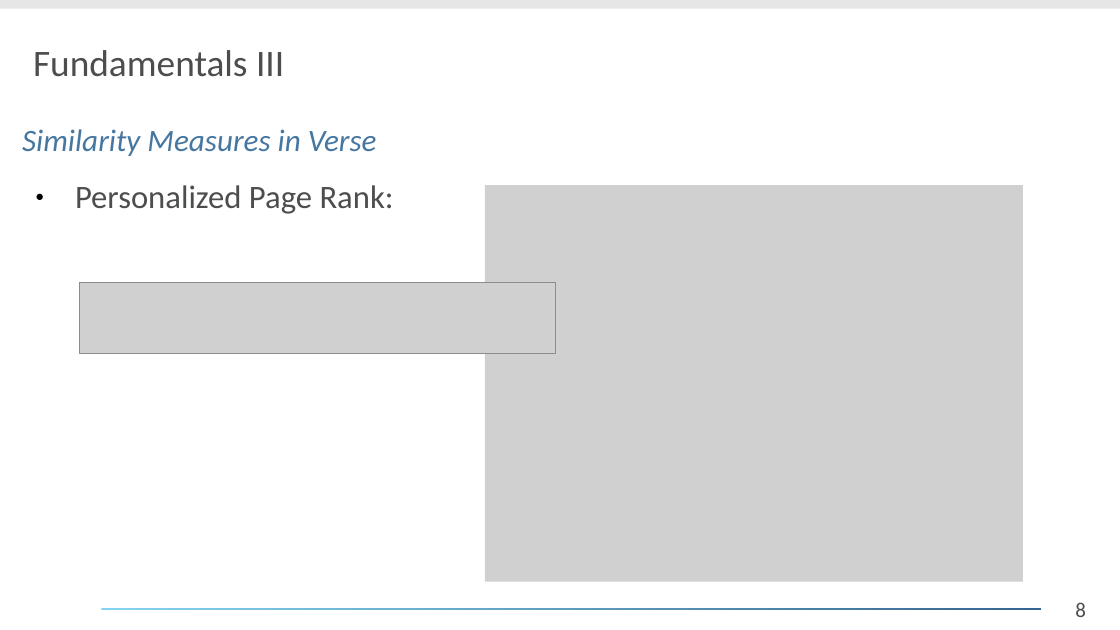
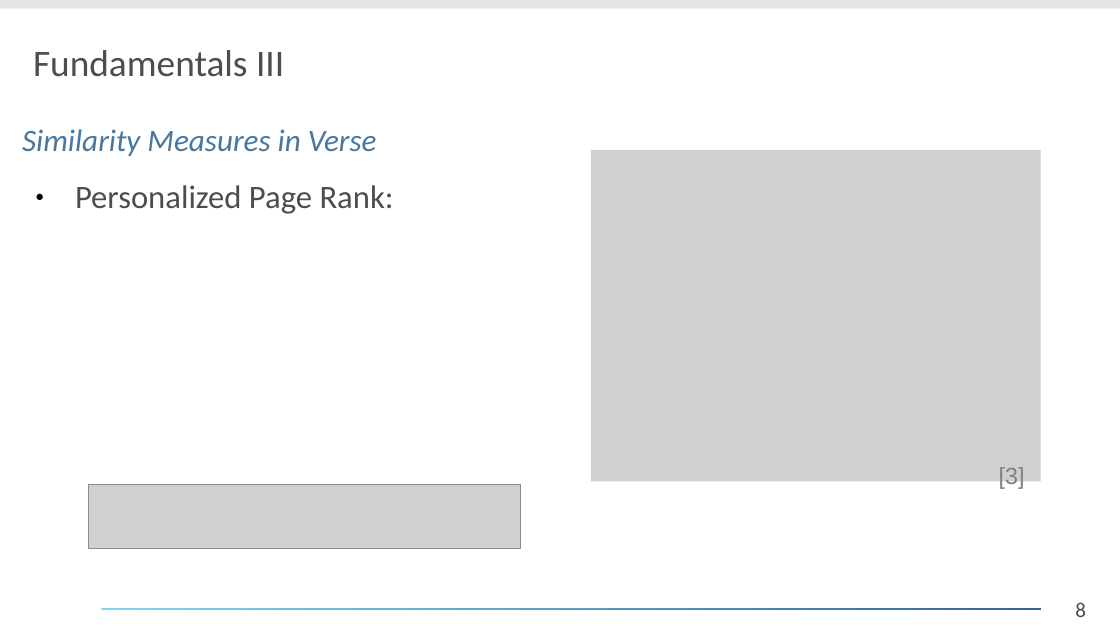
Before and after one commit to daelmo/DB2GraphGenerator, a slide deck: slide 8 of presentation/Analyse_eines_Forschungsthemas.odp. Drawn at 1120x630 pixels with LibreOffice and Linux fonts; fonts in the diff are those of the drawing; grey boxes stand for pictures; background and template pictures are left out. Boxes give left, top, right and bottom in pixels: in the first picture for what was removed or moved away, otherwise in the second. Text is boxed around its words. In the diff, an @@ line names an element or a change of style, - is before the commit and + after.

```diff
--- a/presentation/Analyse_eines_Forschungsthemas.odp
+++ b/presentation/Analyse_eines_Forschungsthemas.odp
@@ picture: place and size @@
-picture at (485, 185, 1023, 581)
+picture at (591, 150, 1042, 482)
@@ text added at (999, 467, 1025, 489), 15 pt, text #808080 @@
+[3]
@@ picture: place and size @@
-picture at (80, 282, 556, 353)
+picture at (88, 485, 521, 550)
```
Also in this commit, not shown: 13 other slides changed, 1 slide added, 6 slides removed.
